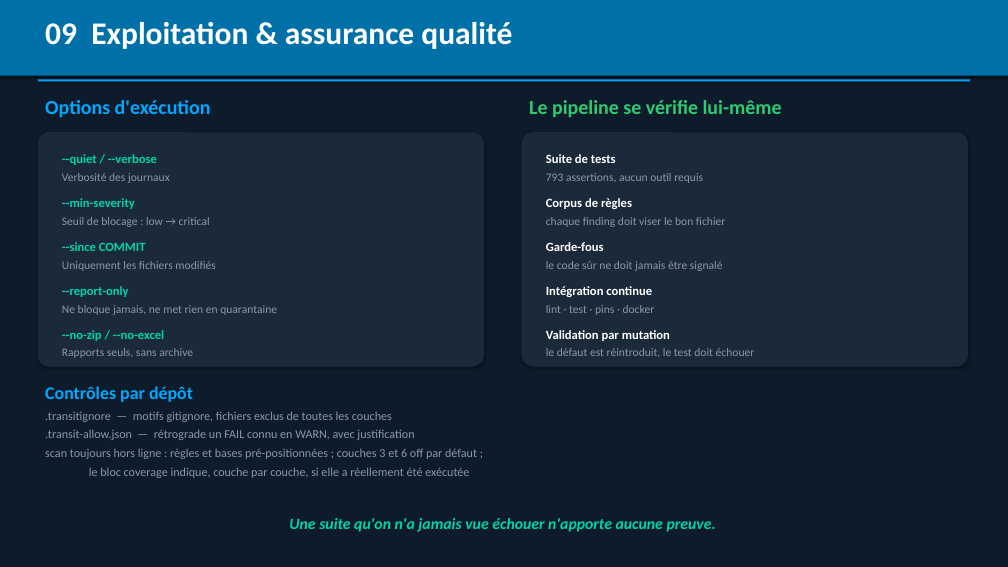
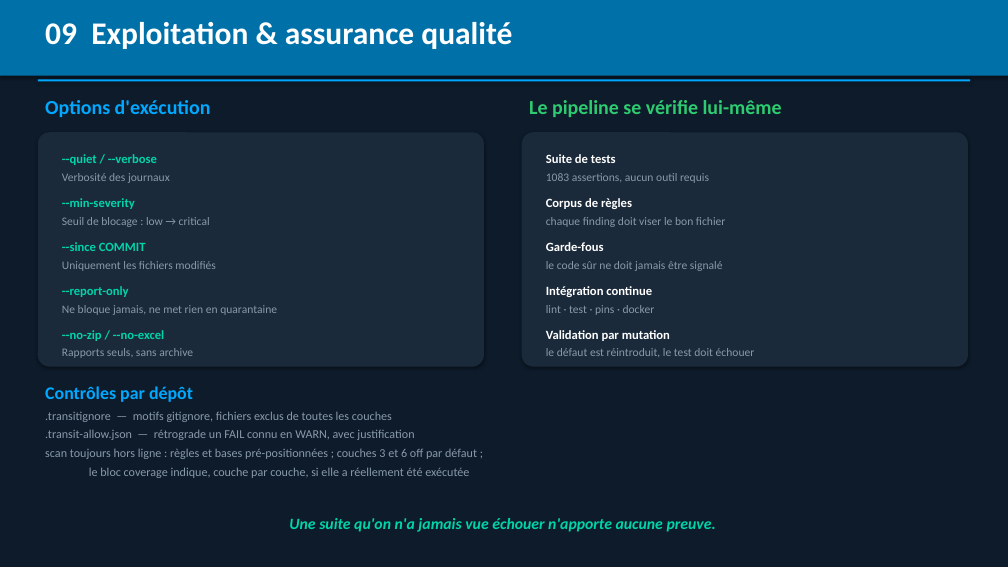
Before and after one commit to Gaillotte/Claude, a slide deck: slide 15 of AI_Transit_Pipeline_Slides.pptx. Drawn at 1008x567 pixels with LibreOffice and Linux fonts; fonts in the diff are those of the drawing. Boxes give left, top, right and bottom in pixels: in the first picture for what was removed or moved away, otherwise in the second. Text is boxed around its words. In the diff, an @@ line names an element or a change of style, - is before the commit and + after.

```diff
--- a/AI_Transit_Pipeline_Slides.pptx
+++ b/AI_Transit_Pipeline_Slides.pptx
@@ text at (546,173,709,183): text changed @@
-793 assertions, aucun outil requis
+1083 assertions, aucun outil requis
```
Also in this commit, not shown: 15 other files.
